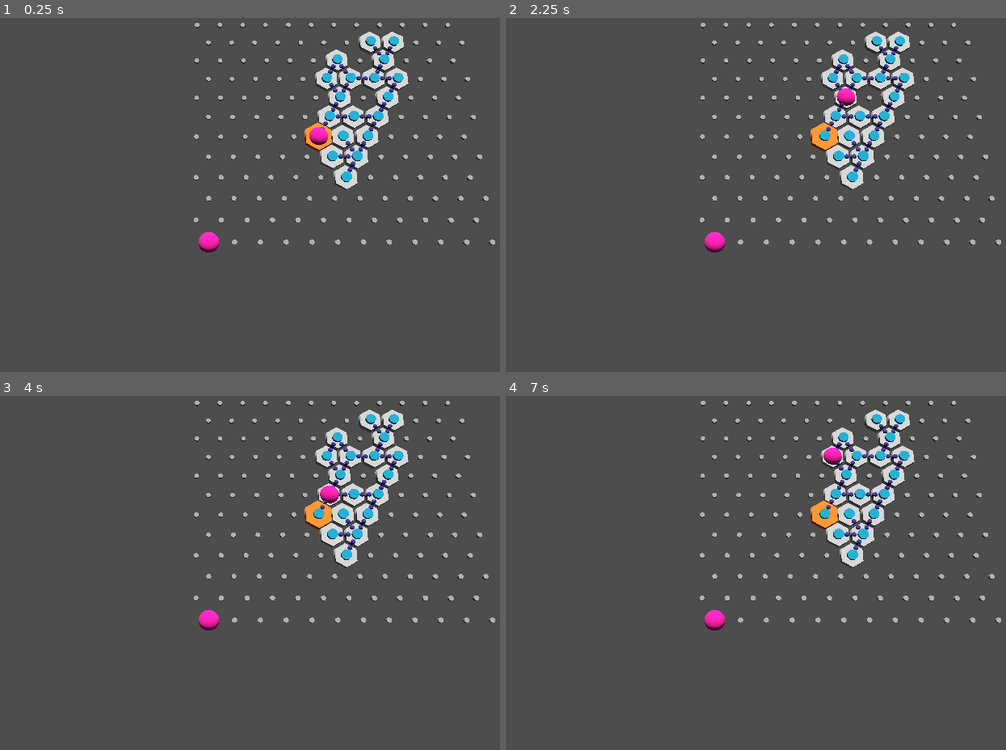
Above: before the commit, frames 1-4 (two rows, left to right).
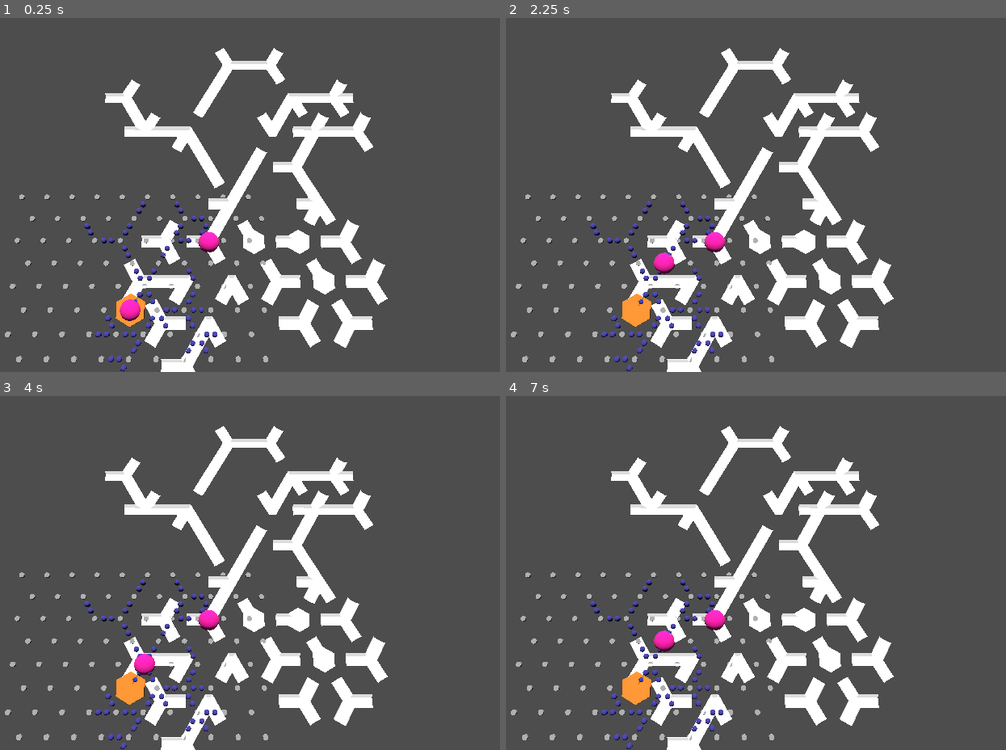
Above: after the commit, the same moments.

Repository: SamppuS/Rabbits_Requiem
Game: Godot game, scene res://tunnels.tscn
The game is run twice, just before and just after one commit, with the same random seed, the same clock (stepped at 60 frames per second) and the same inputs. This scene is started directly instead of the project's main scene.
Inputs:
- Up to frame 1 (0.25 s): no input
- Up to frame 2 (2.25 s): tap Enter at 0.5, 2 s; tap A (a) at 0.6 s; tap D (d) at 0.8, 1.35 s; tap Space at 1.25 s; tap E (e) at 1.55, 2.1 s
- Up to frame 3 (4 s): tap W (w) at 2.3, 2.85 s; tap Space at 2.75 s; tap X (x) at 3.05, 3.6 s; tap Enter at 3.5 s; tap Z (z) at 3.8 s
- Up to frame 4 (7 s): tap Space at 4.25 s; tap Z (z) at 4.35 s; tap A (a) at 4.55, 5.1 s; tap D (d) at 5.3, 5.85 s; tap E (e) at 6.05, 6.6 s; tap W (w) at 6.8 s

The runs differ from the first frame. In frame 1, 19% of the frame differs, in the area x 0-100%, y 1-100%; in frame 2, 19%; in frame 3, 19%; in frame 4, 19%.

Commit message:
Made cave tile meshes generate correctly and made the player start from startpos

Diff:
--- a/rabbits_requiem/levels/minimap.gd
+++ b/rabbits_requiem/levels/minimap.gd
@@ -4,8 +4,8 @@
 
 @export_category("Exports")
 @export_subgroup("Maze Settings")
-@export var cave_depth : int = 5 # generates cave systems that are n steps away from sp.
-@export var average_tile_count : int = 20 # the closer the av_tilecount is to cave depth tile average, the faster cave is generated
+@export var cave_depth : int = 4 # generates cave systems that are n steps away from sp.
+@export var average_tile_count : int = 35 # the closer the av_tilecount is to cave depth tile average, the faster cave is generated
 @export var max_variance: int = 10 # higher variance leads to faster cave generation but more random results
 
 @export var traffic_limit: int = 20 # controls how densely caves are generated (around 20 seems good!!!)
@@ -159,9 +159,9 @@
 		for x in range(grid_size):
 			var tile = grid[y][x]
 			if not true in tile.paths: continue
-			var tt := cave_mesh.instantiate()
-			tt.position = pos_from_tile(Vector2i(x,y))
-			add_child(tt)
+			#var tt := cave_mesh.instantiate()
+			#tt.position = pos_from_tile(Vector2i(x,y))
+			#add_child(tt)
 
 			#draw directional blobs
 			for dir in range(6):
--- a/rabbits_requiem/tunnels.gd
+++ b/rabbits_requiem/tunnels.gd
@@ -1,22 +1,27 @@
 extends Node3D
+
+@export var player : Node3D
 
 var grid: Array
 var starting_point: Vector2i
 
 var meshes: Array[PackedScene]
 var mesh_openings = [ #These are the right patterns but in the wrong phase. So they return the right tile but wrong rotation.
-	[true, false, false, false, false, false],  # 10
-	[true, true, false, false, false, false],   # 20
-	[true, false, true, false, false, false],   # 21
-	[true, false, false, true, false, false],   # 22
-	[true, true, true, false, false, false],    # 30
-	[true, true, false, true, false, false],    # 31
-	[true, false, false, true, false, true],    # 32
-	[true, false, true, false, true, false],    # 33
-	[true, true, true, true, false, false],     # 40
-	[true, true, true, false, true, false],     # 41
-	[true, true, false, true, true, false]      # 42
+	[true, false, false, false, false, false],  # 10 +
+	[true, false, false, false, false, true],   # 20 +
+	[true, false, false, false, true, false],   # 21 +
+	[true, false, false, true, false, false],   # 22 +
+	[true, false, false, false, true, true],    # 30 +
+	[true, false, false, true, false, true],    # 31 +
+	[true, true, false, true, false, false],    # 32 +
+	[true, false, true, false, true, false],    # 33 +
+	[true, false, false, true, true, true],     # 40 +
+	[true, false, true, true, true, false],     # 41 +
+	[true, false, true, true, false, true]      # 42 +
 ]
+
+var mesh_size = 1.73233866691589
+
 
 func _ready(): # we probably don't have grid info here!
 	var minimap = get_node("Minimap")
@@ -33,10 +38,8 @@
 			if file_name == "":
 				break
 		dir.list_dir_end()
+	draw_cave()
 
-	for i in range(len(meshes)):
-		#print(i, meshes[i].resource_path)
-		pass
 
 
 func _on_grid_received(new_grid, sp):
@@ -45,12 +48,24 @@
 	print("Received new grid data: ", grid)
 
 
+
 func _on_minimap_send_grid(sent_grid: Variant, sp: Variant) -> void:
 	grid = sent_grid
 	starting_point = sp
+	player.position = pos_from_tile(starting_point)
+
+func draw_cave():
 	for y in range(len(grid)):
 		for x in range(len(grid)):
-			print(grid[y][x].paths, find_match(grid[y][x].paths))
+			var tile = grid[y][x]
+			var match = find_match(tile.paths)
+			#print(tile.paths, match)
+			if match[0] != -1:
+				var tile_mesh := meshes[match[0]].instantiate()
+				tile_mesh.position = pos_from_tile(tile.pos)
+				tile_mesh.rotation_degrees.y = 60*match[1]
+				add_child(tile_mesh)
+				#print("size is: ", tile_mesh.get_child(0).mesh.get_aabb().size.x)
 
 
 func find_match(paths: Array[bool]): # from cave_tile.paths to mesh_openings index
@@ -65,3 +80,6 @@
 		rotations += 1
 		paths_copy.insert(0, paths_copy.pop_back()) #shift values by 1
 	return [mesh_openings.find(paths_copy), rotations]
+
+func pos_from_tile(pos : Vector2i) -> Vector3:
+	return Vector3(-pos.x + pos.y%2*0.5, 0, float(pos.y) - pos.y * (1-sqrt(3)/2)) * mesh_size
--- a/rabbits_requiem/tunnels.tscn
+++ b/rabbits_requiem/tunnels.tscn
@@ -12,8 +12,9 @@
 
 [sub_resource type="Environment" id="Environment_yoqi5"]
 
-[node name="tunnels" type="Node3D"]
+[node name="tunnels" type="Node3D" node_paths=PackedStringArray("player")]
 script = ExtResource("1_bfp66")
+player = NodePath("Spelare")
 
 [node name="Spelare" type="MeshInstance3D" parent="."]
 material_override = SubResource("StandardMaterial3D_redg8")
